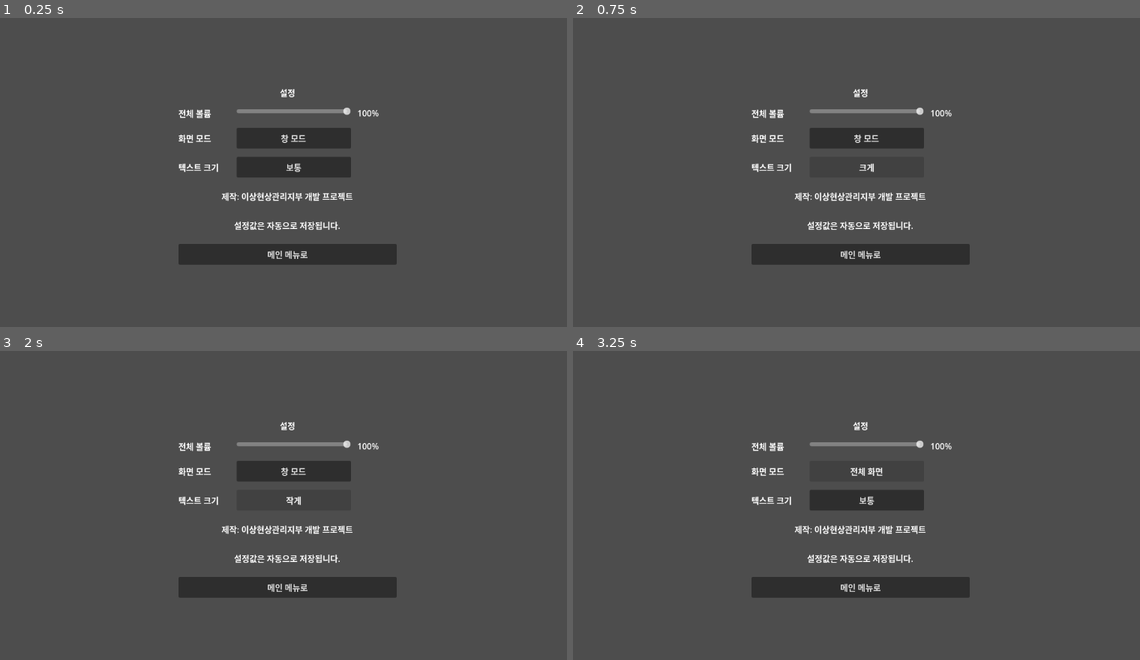
Above: before the commit, frames 1-4 (two rows, left to right).
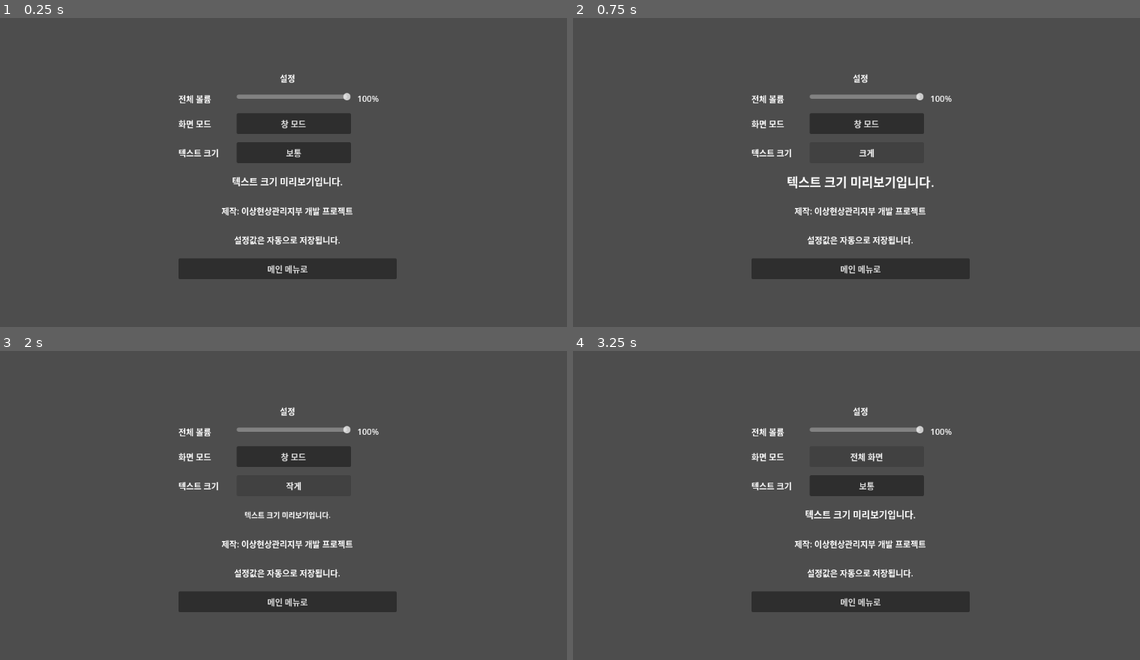
Above: after the commit, the same moments.

Repository: maze4670/AnomalyManagementBranch
Game: Godot game, scene res://scenes/settings/SettingsScreen.tscn
Same seed, same stepped clock (60 frames per second), same inputs: the game is played once before the commit and once after it. The project has no main scene, so this scene is started directly.
Inputs:
- Up to frame 1 (0.25 s): no input
- Up to frame 2 (0.75 s): click "보통" at 0.5 s
- Up to frame 3 (2 s): click "크게" at 1.25 s
- Up to frame 4 (3.25 s): click "작게" at 2 s; click "창 모드" at 2.75 s

The runs differ from the first frame. In frame 1, 9.2% of the frame differs, in the area x 31-70%, y 18-85%; in frame 2, 8.1%; in frame 3, 7.8%; in frame 4, 7.9%.

Commit message:
Add settings text size preview

Diff:
--- a/scenes/settings/SettingsScreen.tscn
+++ b/scenes/settings/SettingsScreen.tscn
@@ -77,6 +77,14 @@
 layout_mode = 2
 text = "보통"
 
+[node name="TextPreviewLabel" type="Label" parent="CenterContainer/ContentContainer"]
+custom_minimum_size = Vector2(420, 40)
+layout_mode = 2
+text = "텍스트 크기 미리보기입니다."
+horizontal_alignment = 1
+vertical_alignment = 1
+autowrap_mode = 3
+
 [node name="CreditsLabel" type="Label" parent="CenterContainer/ContentContainer"]
 custom_minimum_size = Vector2(420, 40)
 layout_mode = 2
--- a/scripts/ui/settings/settings_screen.gd
+++ b/scripts/ui/settings/settings_screen.gd
@@ -6,11 +6,17 @@
 const SCREEN_MODE_FULLSCREEN := "전체 화면"
 const TEXT_SIZE_OPTIONS := ["보통", "크게", "작게"]
 const TEXT_SIZE_KEYS := ["normal", "large", "small"]
+const TEXT_PREVIEW_FONT_SIZES := {
+	"small": 14,
+	"normal": 18,
+	"large": 24
+}
 
 @onready var volume_slider: HSlider = $CenterContainer/ContentContainer/VolumeContainer/VolumeSlider
 @onready var volume_value_label: Label = $CenterContainer/ContentContainer/VolumeContainer/VolumeValueLabel
 @onready var screen_mode_button: Button = $CenterContainer/ContentContainer/ScreenModeContainer/ScreenModeButton
 @onready var text_size_button: Button = $CenterContainer/ContentContainer/TextSizeContainer/TextSizeButton
+@onready var text_preview_label: Label = $CenterContainer/ContentContainer/TextPreviewLabel
 @onready var guide_label: Label = $CenterContainer/ContentContainer/GuideLabel
 
 var text_size_index: int = 0
@@ -24,6 +30,7 @@
 
 func _on_volume_slider_value_changed(value: float) -> void:
 	volume_value_label.text = "%d%%" % int(value)
+	_apply_volume(int(value))
 	if not is_loading_settings:
 		_save_current_settings()
 
@@ -40,6 +47,7 @@
 func _on_text_size_button_pressed() -> void:
 	text_size_index = (text_size_index + 1) % TEXT_SIZE_OPTIONS.size()
 	text_size_button.text = TEXT_SIZE_OPTIONS[text_size_index]
+	_apply_text_preview_size(TEXT_SIZE_KEYS[text_size_index])
 	_save_current_settings()
 
 
@@ -56,6 +64,7 @@
 	var volume: int = clampi(int(settings_data.get("volume", 100)), 0, 100)
 	volume_slider.value = volume
 	volume_value_label.text = "%d%%" % volume
+	_apply_volume(volume)
 	var screen_mode: String = str(settings_data.get("screen_mode", "windowed"))
 	screen_mode_button.text = _screen_mode_to_label(screen_mode)
 	_apply_screen_mode(screen_mode)
@@ -97,6 +106,24 @@
 		window.mode = Window.MODE_WINDOWED
 
 
+func _apply_volume(volume_percent: int) -> void:
+	var master_bus_index: int = AudioServer.get_bus_index("Master")
+	if master_bus_index < 0:
+		return
+
+	var clamped_volume: int = clampi(volume_percent, 0, 100)
+	if clamped_volume <= 0:
+		AudioServer.set_bus_volume_db(master_bus_index, -80.0)
+		return
+
+	AudioServer.set_bus_volume_db(master_bus_index, linear_to_db(float(clamped_volume) / 100.0))
+
+
+func _apply_text_preview_size(text_size_key: String) -> void:
+	var font_size: int = int(TEXT_PREVIEW_FONT_SIZES.get(text_size_key, TEXT_PREVIEW_FONT_SIZES["normal"]))
+	text_preview_label.add_theme_font_size_override("font_size", font_size)
+
+
 func _set_text_size_from_key(text_size_key: String) -> void:
 	var found_index: int = TEXT_SIZE_KEYS.find(text_size_key)
 	if found_index < 0:
@@ -104,3 +131,4 @@
 
 	text_size_index = found_index
 	text_size_button.text = TEXT_SIZE_OPTIONS[text_size_index]
+	_apply_text_preview_size(TEXT_SIZE_KEYS[text_size_index])
